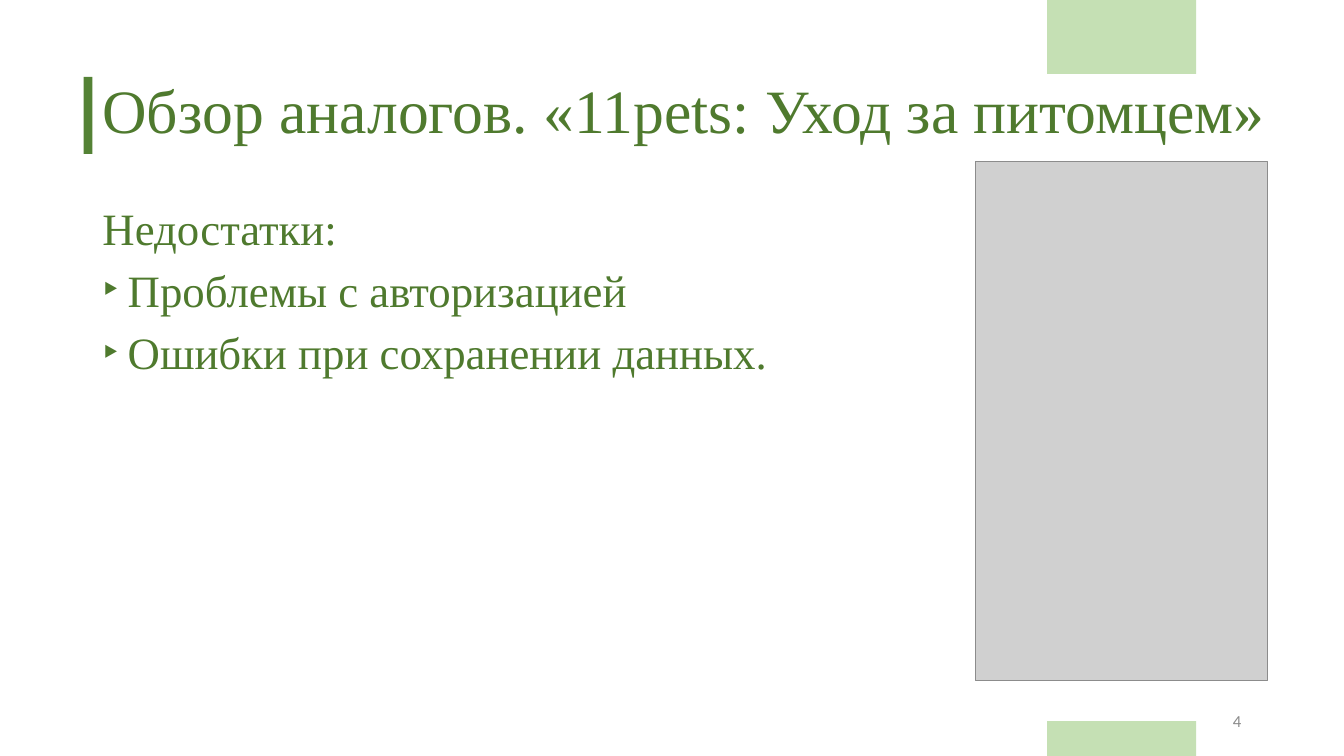
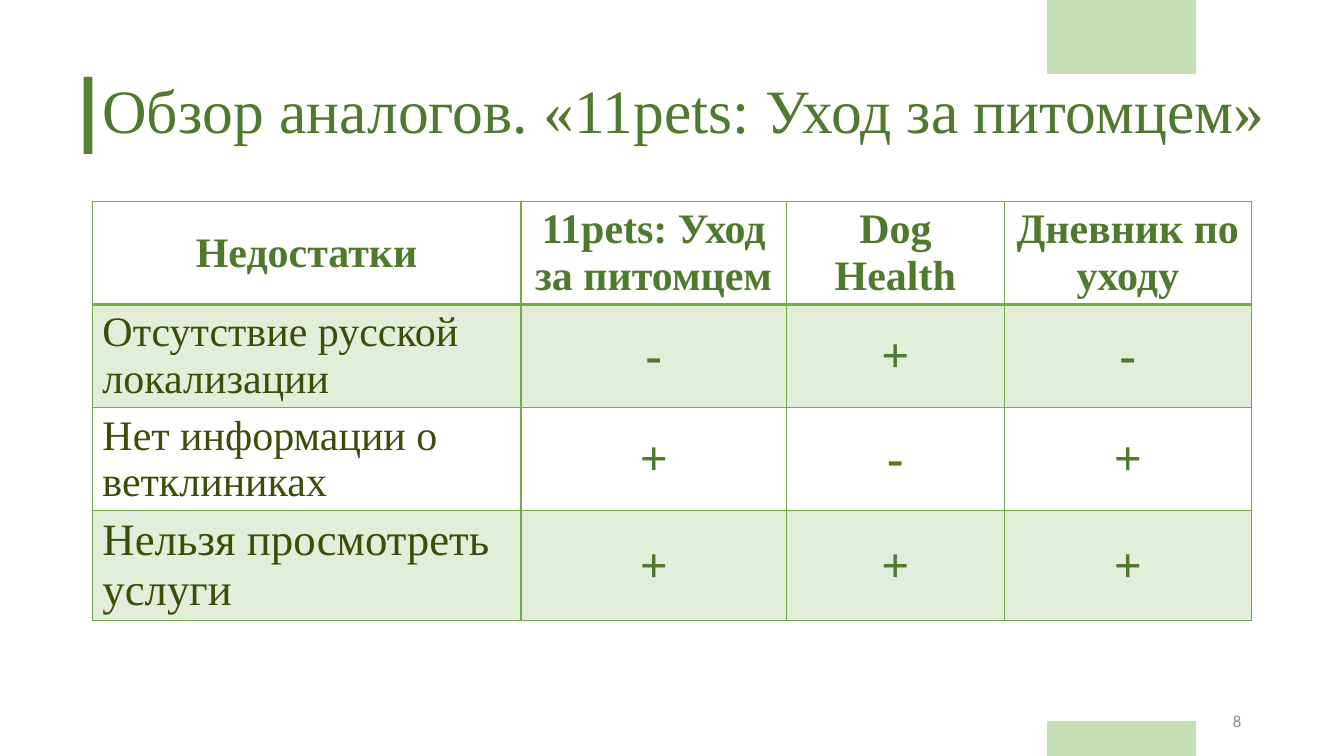
Before and after one commit to polyafedosova/TP-5.2-5, a slide deck: slide 8 of Documentation/Презентация.pptx (slide 4 before the commit). Drawn at 1344x756 pixels with LibreOffice and Linux fonts; fonts in the diff are those of the drawing; grey boxes stand for pictures. Boxes give left, top, right and bottom in pixels: in the first picture for what was removed or moved away, otherwise in the second. Text is boxed around its words. In the diff, an @@ line names an element or a change of style, - is before the commit and + after.

Commit message:
updated presentation

```diff
--- a/Documentation/Презентация.pptx
+++ b/Documentation/Презентация.pptx
@@ picture removed at (976,161,1268,681) @@
@@ table added at (93,202,1251,652), 4 rows, 4 columns @@
+Недостатки | 11pets: Уход за питомцем | Dog Health | Дневник по уходу
+Отсутствие русской локализации | - | + | -
+Нет информации о ветклиниках | + | - | +
+Нельзя просмотреть услуги | + | + | +
@@ text removed at (102,215,767,379) @@
-Недостатки:
-‣ Проблемы с авторизацией
-‣ Ошибки при сохранении данных.
@@ page number at (1233,715,1241,727): text changed @@
-4
+8
```
Also in this commit, not shown: 6 other slides changed, 9 slides added, 11 slides removed.
